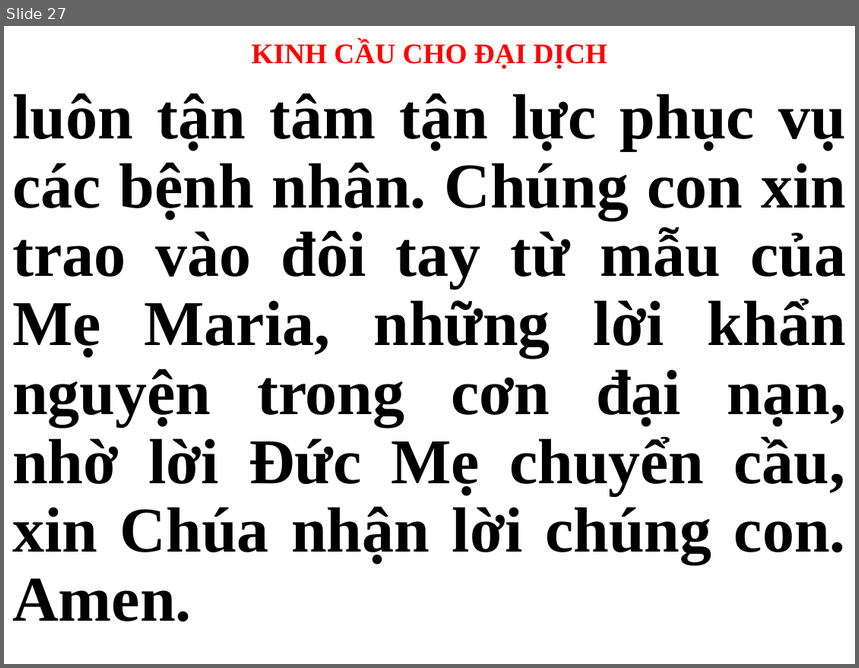
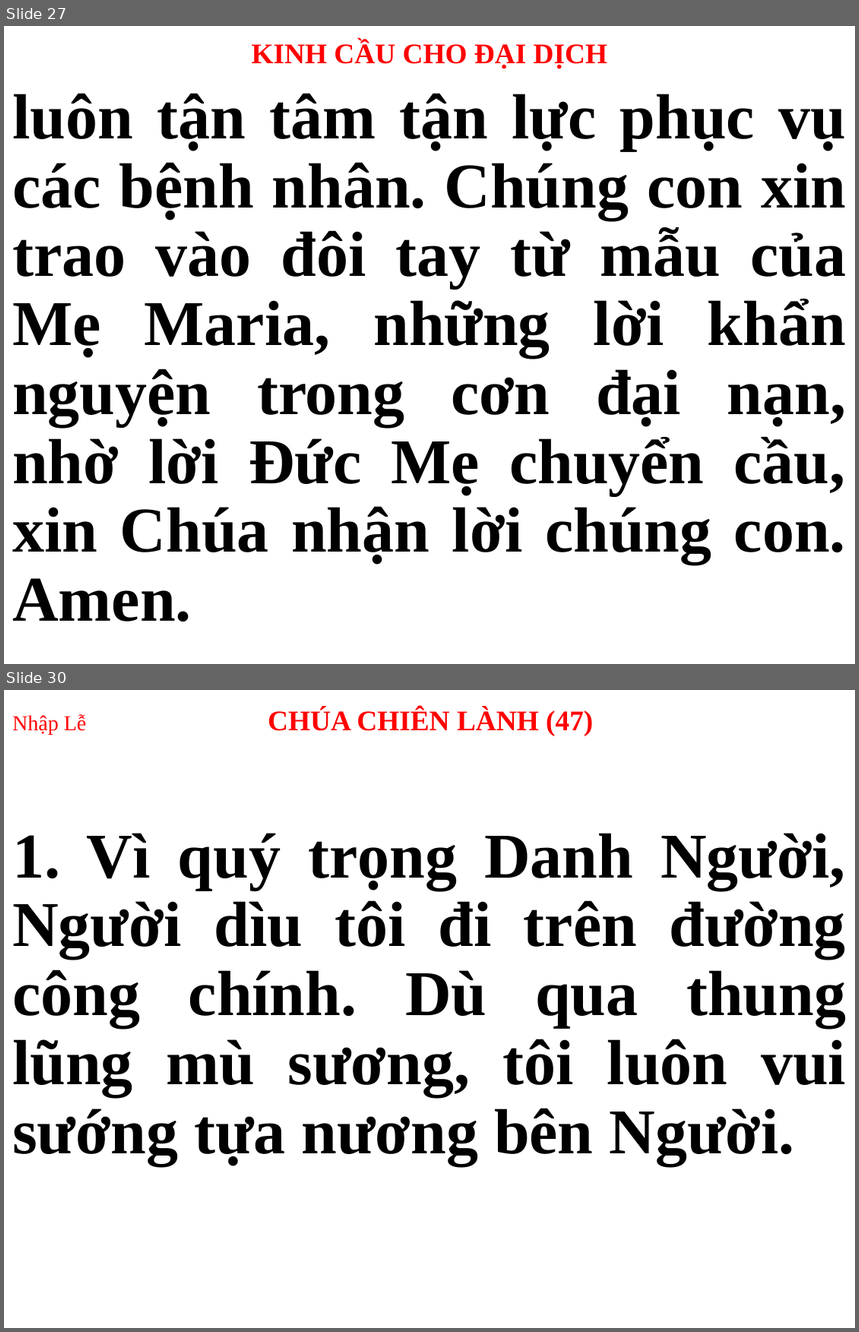
Before and after one commit to webfullstack99/usb-songs, a slide deck: CN.pptx. Shown one above the other, each under a label of ours: slide 27 before the commit, slides 27 and 30 after it; the slides between them are not shown. The pictures are 859x668 and 859x1332 pixels, drawn with LibreOffice and Linux fonts; fonts in the diff are those of the drawing. Boxes give left, top, right and bottom in pixels: in the first picture for what was removed or moved away, otherwise in the second. Text is boxed around its words. In the diff, an @@ line names an element or a change of style, - is before the commit and + after.

```diff
--- a/CN.pptx
+++ b/CN.pptx
@@ slide 30 added at [4, 690, 855, 1328], background #FFFFFF @@
@@ title added at [12, 708, 593, 736], 24 pt, text #FF0000, bold @@
+Nhập Lễ CHÚA CHIÊN LÀNH (47)
@@ subtitle added at [12, 833, 846, 1165], 54 pt, text #000000, bold @@
+1. Vì quý trọng Danh Người, Người dìu tôi đi trên đường công chính. Dù qua thung lũng mù sương, tôi luôn vui sướng tựa nương bên Người.
```
Also in this commit, not shown: 29 other slides changed, 21 other slides added, 39 slides removed, 1 other file.
